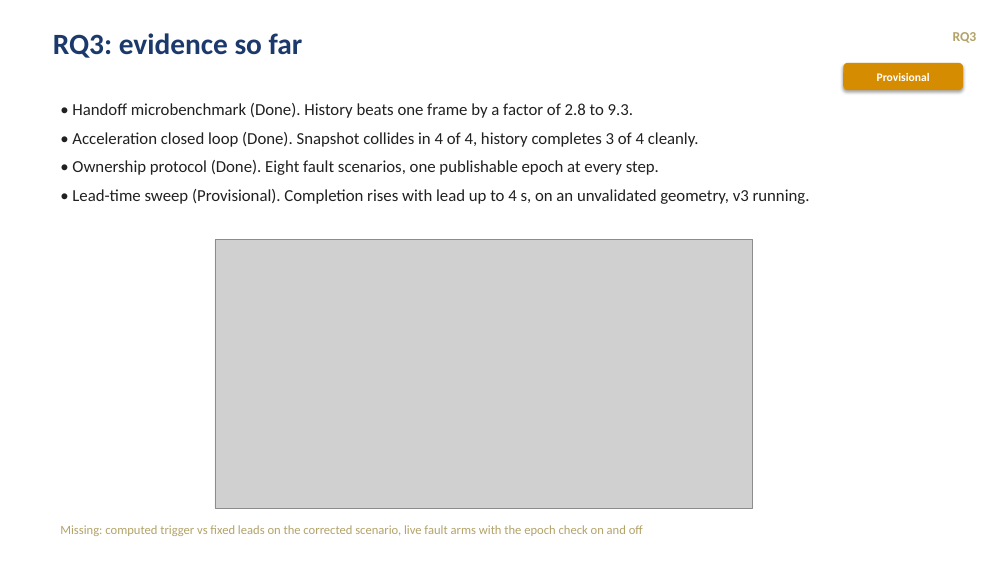
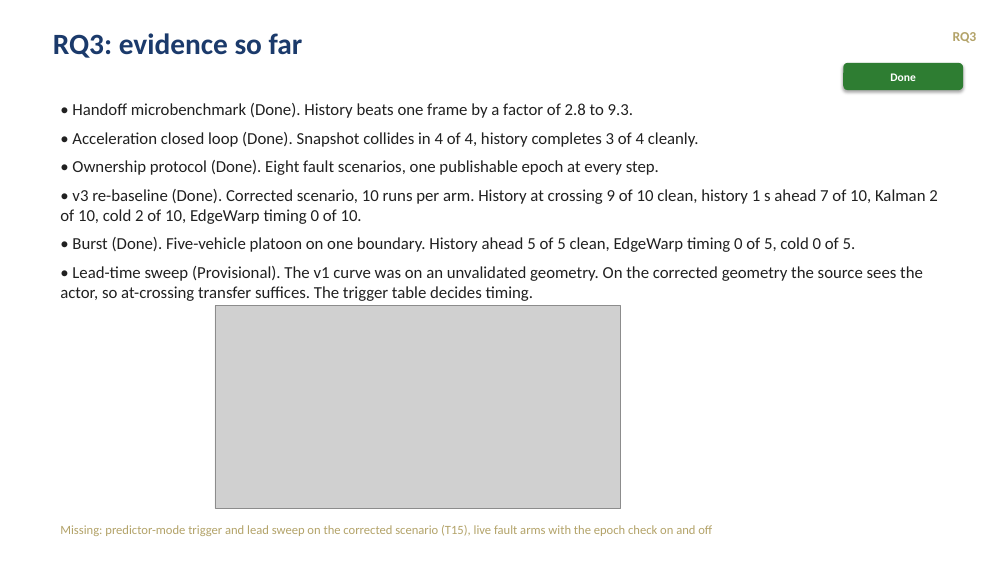
Before and after one commit to tlandle/eCAV, a slide deck: slide 12 of docs/kb/decks/khonsu_story_2026-09-04.pptx. Drawn at 1008x567 pixels with LibreOffice and Linux fonts; fonts in the diff are those of the drawing; grey boxes stand for pictures. Boxes give left, top, right and bottom in pixels: in the first picture for what was removed or moved away, otherwise in the second. Text is boxed around its words. In the diff, an @@ line names an element or a change of style, - is before the commit and + after.

Commit message:
KB deck baseline updated

```diff
--- a/docs/kb/decks/khonsu_story_2026-09-04.pptx
+++ b/docs/kb/decks/khonsu_story_2026-09-04.pptx
@@ rounded rectangle "Done" at [843,63,963,90]: fill #D68C00 to #2E7D32 @@
@@ text in rounded rectangle at [890,73,916,81]: text changed @@
-Provisional
+Done
@@ text at [60,189,937,301]: text changed @@
-• Lead-time sweep (Provisional). Completion rises with lead up to 4 s, on an unvalidated geometry, v3 running.
+• v3 re-baseline (Done). Corrected scenario, 10 runs per arm. History at crossing 9 of 10 clean, history 1 s ahead 7 of 10, Kalman 2 of 10, cold 2 of 10, EdgeWarp timing 0 of 10.
+• Burst (Done). Five-vehicle platoon on one boundary. History ahead 5 of 5 clean, EdgeWarp timing 0 of 5, cold 0 of 5.
+• Lead-time sweep (Provisional). The v1 curve was on an unvalidated geometry. On the corrected geometry the source sees the actor, so at-crossing transfer suffices. The trigger table decides timing.
@@ picture: place and size @@
-picture at [215,240,752,508]
+picture at [215,306,620,509]
@@ text at [60,525,712,536]: text changed @@
-Missing: computed trigger vs fixed leads on the corrected scenario, live fault arms with the epoch check on and off
+Missing: predictor-mode trigger and lead sweep on the corrected scenario (T15), live fault arms with the epoch check on and off
```
Also in this commit, not shown: 3 other slides changed.
